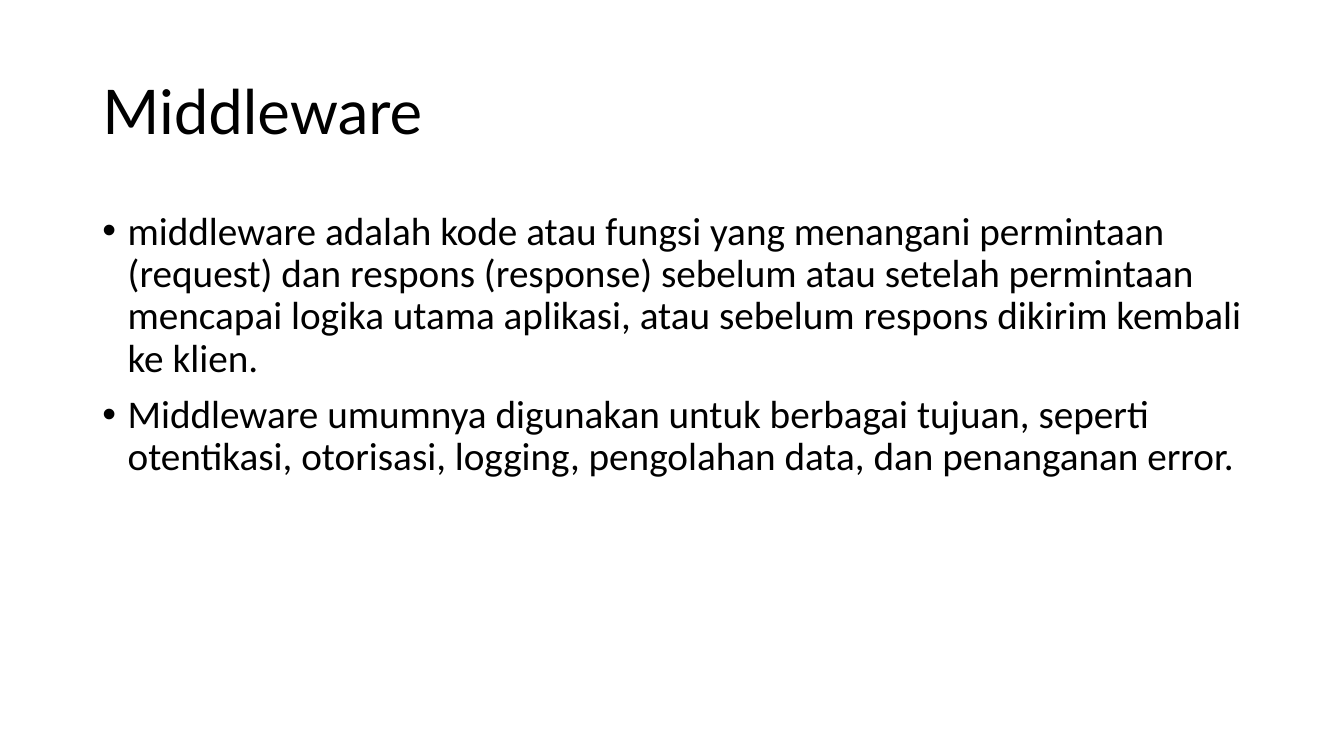
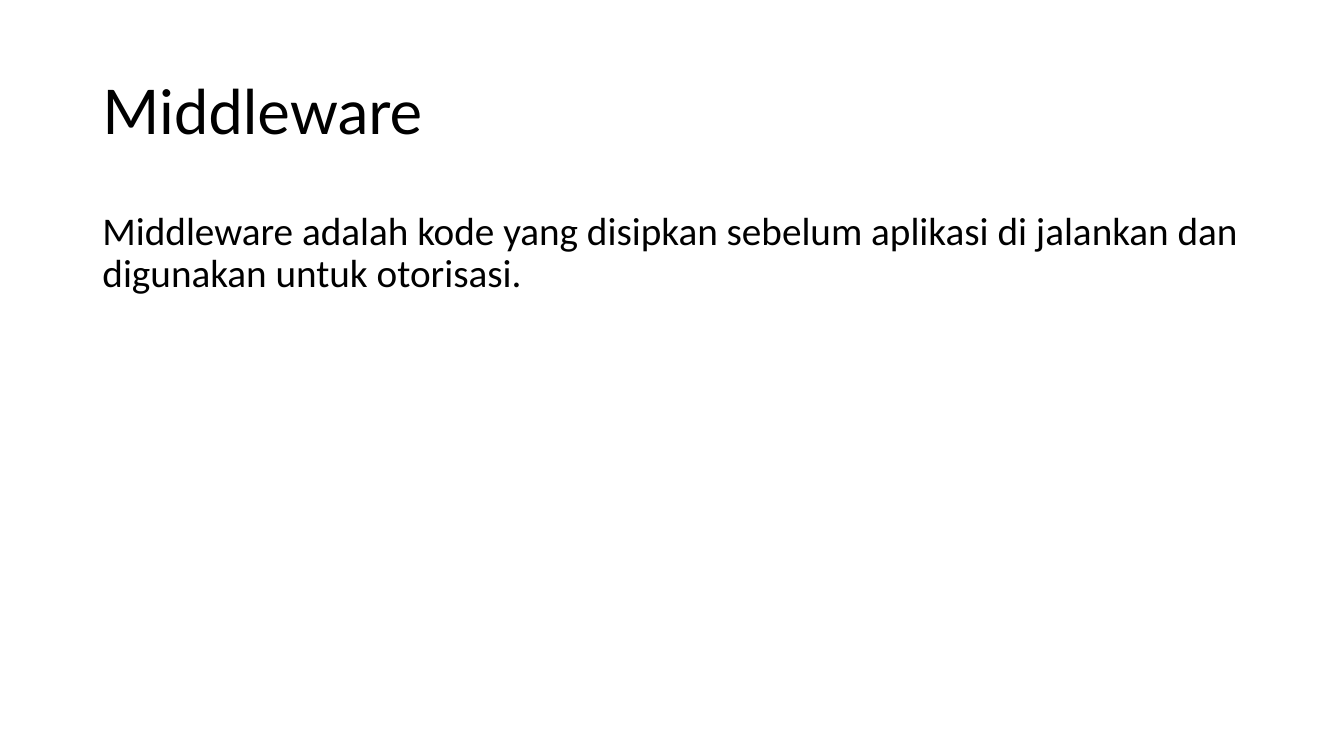
Before and after one commit to NandaHasnan/backend, a slide deck: slide 5 of ppt 2.pptx (slide 3 before the commit). Drawn at 1344x756 pixels with LibreOffice and Linux fonts; fonts in the diff are those of the drawing. Boxes give left, top, right and bottom in pixels: in the first picture for what was removed or moved away, otherwise in the second. Text is boxed around its words. In the diff, an @@ line names an element or a change of style, - is before the commit and + after.

```diff
--- a/ppt 2.pptx
+++ b/ppt 2.pptx
@@ text at bbox=[102, 217, 1238, 294]: text changed @@
-• middleware adalah kode atau fungsi yang menangani permintaan (request) dan respons (response) sebelum atau setelah permintaan mencapai logika utama aplikasi, atau sebelum respons dikirim kembali ke klien.
-• Middleware umumnya digunakan untuk berbagai tujuan, seperti otentikasi, otorisasi, logging, pengolahan data, dan penanganan error.
+Middleware adalah kode yang disipkan sebelum aplikasi di jalankan dan digunakan untuk otorisasi.
```
Also in this commit, not shown: 1 other slide changed, 2 slides added, 4 other files.
